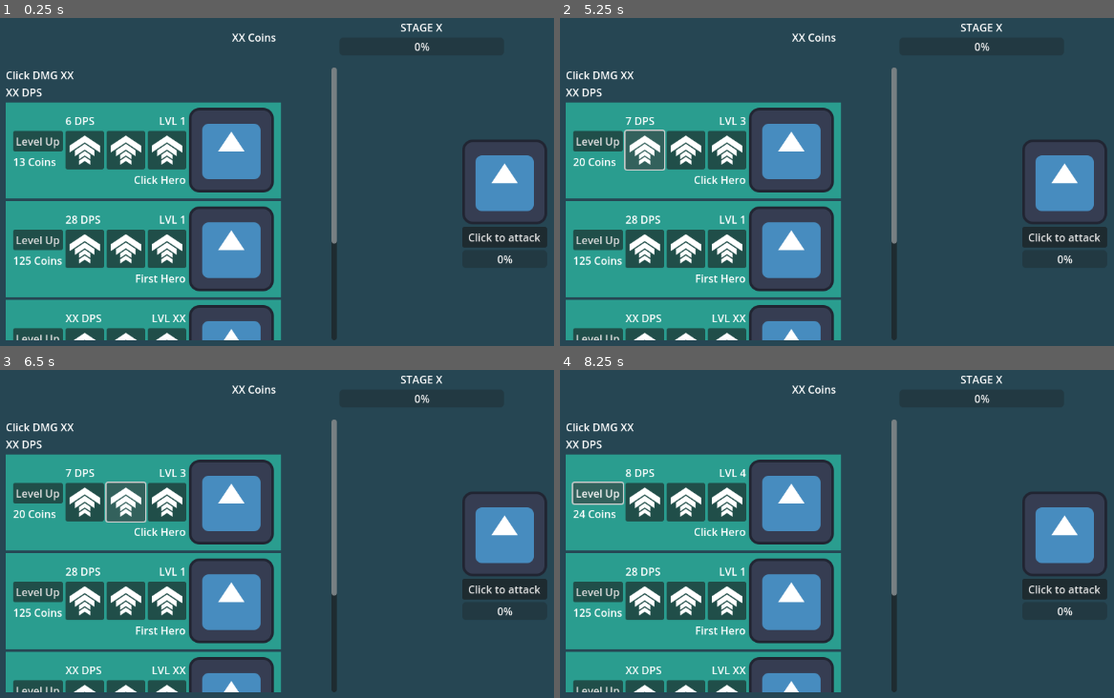
Above: before the commit, frames 1-4 (two rows, left to right).
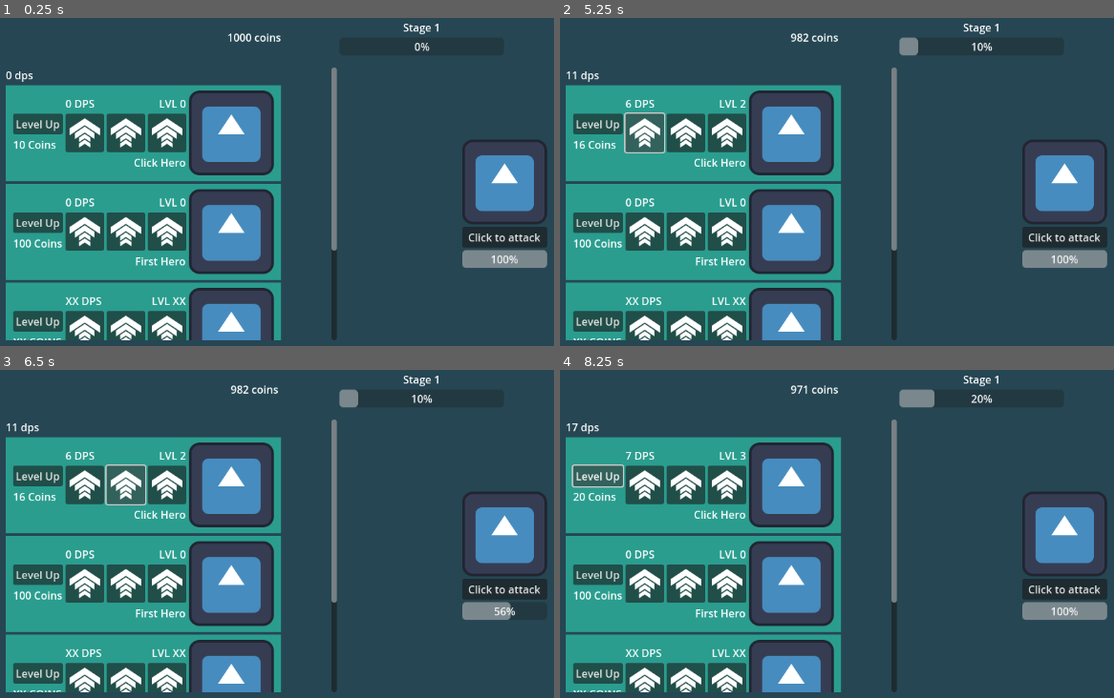
Above: after the commit, the same moments.

Repository: adrianwhatfield/godot-prototypes
Game: Godot game, scene res://Scenes/main.tscn
Same seed, same stepped clock (60 frames per second), same inputs: the game is played once before the commit and once after it. The engine's default icon, where the game draws it, is replaced by a stand-in: a white triangle on a blue panel in a dark square.
Inputs (mouse positions are in pixels of both pictures, inside the frame that each line leads up to):
- Up to frame 1 (0.25 s): no input
- Up to frame 2 (5.25 s): click "Level Up" at 0.5 s; click "Click to attack" at 1.25 s; click (643, 149) at 2.02 s; click (687, 149) at 2.77 s; click (726, 149) at 3.52 s; click "Level Up" at 4.25 s; click (643, 149) at 5.02 s
- Up to frame 3 (6.5 s): click (127, 501) at 5.77 s
- Up to frame 4 (8.25 s): click (726, 501) at 6.52 s; click "Click to attack" at 7.25 s; click "Level Up" at 8 s

The runs differ from the first frame. In frame 1, 22% of the frame differs, in the area x 1-99%, y 1-99%; in frame 2, 22%; in frame 3, 22%; in frame 4, 22%.

Commit message:
[Clicker Clone] Add attacking and coins

Diff:
--- a/clicker-clone/Scenes/main.tscn
+++ b/clicker-clone/Scenes/main.tscn
@@ -1,7 +1,8 @@
-[gd_scene load_steps=6 format=3 uid="uid://bjkm686bj6bco"]
+[gd_scene load_steps=7 format=3 uid="uid://bjkm686bj6bco"]
 
 [ext_resource type="PackedScene" uid="uid://dk01n67xcdpcj" path="res://Scenes/hero_base.tscn" id="1_6dtu4"]
 [ext_resource type="Texture2D" uid="uid://dehnghmo28g62" path="res://icon.svg" id="1_gxp83"]
+[ext_resource type="Script" path="res://Scripts/main.gd" id="1_mwcwr"]
 [ext_resource type="Script" path="res://Scripts/MainMargin.gd" id="1_oqjsh"]
 [ext_resource type="Script" path="res://Scripts/click_hero.gd" id="3_2nyc2"]
 [ext_resource type="Script" path="res://Scripts/first_hero.gd" id="4_weqc8"]
@@ -13,6 +14,7 @@
 anchor_bottom = 1.0
 grow_horizontal = 2
 grow_vertical = 2
+script = ExtResource("1_mwcwr")
 
 [node name="ColorRect" type="ColorRect" parent="."]
 layout_mode = 1
@@ -64,6 +66,7 @@
 
 [node name="ProgressToNext" type="ProgressBar" parent="MainMargin/VBoxContainer/StatsContainer/Stage"]
 layout_mode = 2
+max_value = 10.0
 
 [node name="ClickablesContainer" type="HBoxContainer" parent="MainMargin/VBoxContainer"]
 layout_mode = 2
@@ -83,18 +86,15 @@
 
 [node name="StatsLabel" type="Label" parent="MainMargin/VBoxContainer/ClickablesContainer/ScrollContainer/Upgrades"]
 layout_mode = 2
-text = "Click DMG XX
-XX DPS"
+text = "XX DPS"
 
 [node name="ClickHero" parent="MainMargin/VBoxContainer/ClickablesContainer/ScrollContainer/Upgrades" instance=ExtResource("1_6dtu4")]
 layout_mode = 2
 script = ExtResource("3_2nyc2")
-is_active = true
 
 [node name="FirstHero" parent="MainMargin/VBoxContainer/ClickablesContainer/ScrollContainer/Upgrades" instance=ExtResource("1_6dtu4")]
 layout_mode = 2
 script = ExtResource("4_weqc8")
-is_active = true
 
 [node name="SecondHero" parent="MainMargin/VBoxContainer/ClickablesContainer/ScrollContainer/Upgrades" instance=ExtResource("1_6dtu4")]
 layout_mode = 2
@@ -107,7 +107,7 @@
 size_flags_horizontal = 6
 alignment = 1
 
-[node name="TextureRect" type="TextureRect" parent="MainMargin/VBoxContainer/ClickablesContainer/Enemy"]
+[node name="EnemyTexture" type="TextureRect" parent="MainMargin/VBoxContainer/ClickablesContainer/Enemy"]
 layout_mode = 2
 size_flags_horizontal = 4
 texture = ExtResource("1_gxp83")
@@ -119,3 +119,9 @@
 
 [node name="HealthBar" type="ProgressBar" parent="MainMargin/VBoxContainer/ClickablesContainer/Enemy"]
 layout_mode = 2
+
+[node name="TickTimer" type="Timer" parent="."]
+autostart = true
+
+[connection signal="pressed" from="MainMargin/VBoxContainer/ClickablesContainer/Enemy/EnemyAttackButton" to="." method="_on_enemy_attack_button_pressed"]
+[connection signal="timeout" from="TickTimer" to="." method="_on_tick_timer_timeout"]
--- a/clicker-clone/Scripts/click_hero.gd
+++ b/clicker-clone/Scripts/click_hero.gd
@@ -2,20 +2,16 @@
 
 func _ready():
 	hero_info = preload("res://Resources/click_hero_info.tres")
-	if is_active == true:
-		level = 1
+	current_cost = hero_info.base_cost
+	if state == hero_state.ACTIVE:
 		activate()
-	elif is_active == false:
-		level = 0
 
 func _process(delta):
-	if is_active == true:
+	if state == hero_state.ACTIVE:
+		update_vars()
 		get_cost()
 		get_damage()
-		update_vars()
+		update_ui()
 
+	if state == hero_state.INACTIVE:
 		update_ui()
-	elif is_active == false:
-		current_damage = 0
-
-		update_ui()
--- /dev/null
+++ b/clicker-clone/Scripts/enemy_stats.gd
@@ -0,0 +1,7 @@
+extends Node
+
+var stage_one := 25
+var stage_two := 100
+var stage_three := 150
+var stage_four := 250
+var stage_five := 350
--- a/clicker-clone/Scripts/first_hero.gd
+++ b/clicker-clone/Scripts/first_hero.gd
@@ -2,20 +2,16 @@
 
 func _ready():
 	hero_info = preload("res://Resources/first_hero_info.tres")
-	if is_active == true:
-		level = 1
+	current_cost = hero_info.base_cost
+	if state == hero_state.ACTIVE:
 		activate()
-	elif is_active == false:
-		level = 0
 
 func _process(delta):
-	if is_active == true:
+	if state == hero_state.ACTIVE:
 		get_cost()
 		get_damage()
 		update_vars()
+		update_ui()
 
+	if state == hero_state.INACTIVE:
 		update_ui()
-	elif is_active == false:
-		current_damage = 0
-
-		update_ui()
--- a/clicker-clone/Scripts/hero_base.gd
+++ b/clicker-clone/Scripts/hero_base.gd
@@ -9,7 +9,8 @@
 
 # Info
 var hero_info: Hero
-@export var is_active: bool = false
+enum hero_state {ACTIVE, INACTIVE}
+var state: hero_state = hero_state.INACTIVE
 
 # Stats: lvl, cost, dmg
 var level: int = 0
@@ -25,7 +26,7 @@
 
 func activate() -> void:
 	level = 1
-	get_cost()
+	state = hero_state.ACTIVE
 
 func get_cost() -> void:
 	var float_cost: float = float(base_cost)
@@ -48,6 +49,14 @@
 	dps_label.text = str(current_damage) + " DPS"
 	hero_icon.texture = hero_info.icon
 
-
 func _on_lvl_up_button_pressed():
-	level += 1
+	match state:
+		hero_state.ACTIVE:
+			if PlayerStats.coins >= current_cost:
+				PlayerStats.coins -= current_cost
+				PlayerStats.dps += current_damage
+				level += 1
+		hero_state.INACTIVE:
+			activate()
+			PlayerStats.coins -= hero_info.base_cost
+			PlayerStats.dps += hero_info.base_damage
--- /dev/null
+++ b/clicker-clone/Scripts/main.gd
@@ -0,0 +1,59 @@
+extends Control
+
+@onready var coins_label = $MainMargin/VBoxContainer/StatsContainer/CoinsLabel
+@onready var info = $MainMargin/VBoxContainer/StatsContainer/Stage/Info
+@onready var progress_to_next = $MainMargin/VBoxContainer/StatsContainer/Stage/ProgressToNext
+@onready var stats_label = $MainMargin/VBoxContainer/ClickablesContainer/ScrollContainer/Upgrades/StatsLabel
+@onready var enemy_texture = $MainMargin/VBoxContainer/ClickablesContainer/Enemy/EnemyTexture
+@onready var health_bar = $MainMargin/VBoxContainer/ClickablesContainer/Enemy/HealthBar
+
+var reward: int
+
+func _process(delta):
+	coins_label.text = str(PlayerStats.coins) + " coins"
+	stats_label.text = str(PlayerStats.dps) + " dps"
+	info.text = "Stage " + str(PlayerStats.stage)
+	progress_to_next.value = PlayerStats.enemies_this_stage
+
+	match PlayerStats.stage:
+		1:
+			health_bar.max_value = EnemyStats.stage_one
+		2:
+			health_bar.max_value = EnemyStats.stage_two
+		3:
+			health_bar.max_value = EnemyStats.stage_three
+		4:
+			health_bar.max_value = EnemyStats.stage_four
+		5:
+			health_bar.max_value = EnemyStats.stage_five
+
+	if health_bar.value <= 0:
+		PlayerStats.enemies_this_stage += 1
+		calculate_reward()
+		PlayerStats.coins += reward
+		set_full_health()
+
+func _ready():
+	set_full_health()
+
+func calculate_reward():
+	reward = 5 * PlayerStats.stage
+
+func set_full_health():
+	match PlayerStats.stage:
+		1:
+			health_bar.value = EnemyStats.stage_one
+		2:
+			health_bar.value = EnemyStats.stage_two
+		3:
+			health_bar.value = EnemyStats.stage_three
+		4:
+			health_bar.value = EnemyStats.stage_four
+		5:
+			health_bar.value = EnemyStats.stage_five
+
+func _on_enemy_attack_button_pressed():
+	health_bar.value -= 1
+
+func _on_tick_timer_timeout():
+	health_bar.value -= PlayerStats.dps
--- /dev/null
+++ b/clicker-clone/Scripts/player_stats.gd
@@ -0,0 +1,11 @@
+extends Node
+
+var coins := 1000
+var dps := 0
+var stage := 1
+var enemies_this_stage := 0
+
+func _process(delta):
+	if enemies_this_stage >= 10:
+		stage += 1
+		enemies_this_stage = 0
--- a/clicker-clone/project.godot
+++ b/clicker-clone/project.godot
@@ -15,6 +15,11 @@
 config/features=PackedStringArray("4.1", "Forward Plus")
 config/icon="res://icon.svg"
 
+[autoload]
+
+PlayerStats="*res://Scripts/player_stats.gd"
+EnemyStats="*res://Scripts/enemy_stats.gd"
+
 [display]
 
 window/stretch/mode="viewport"
